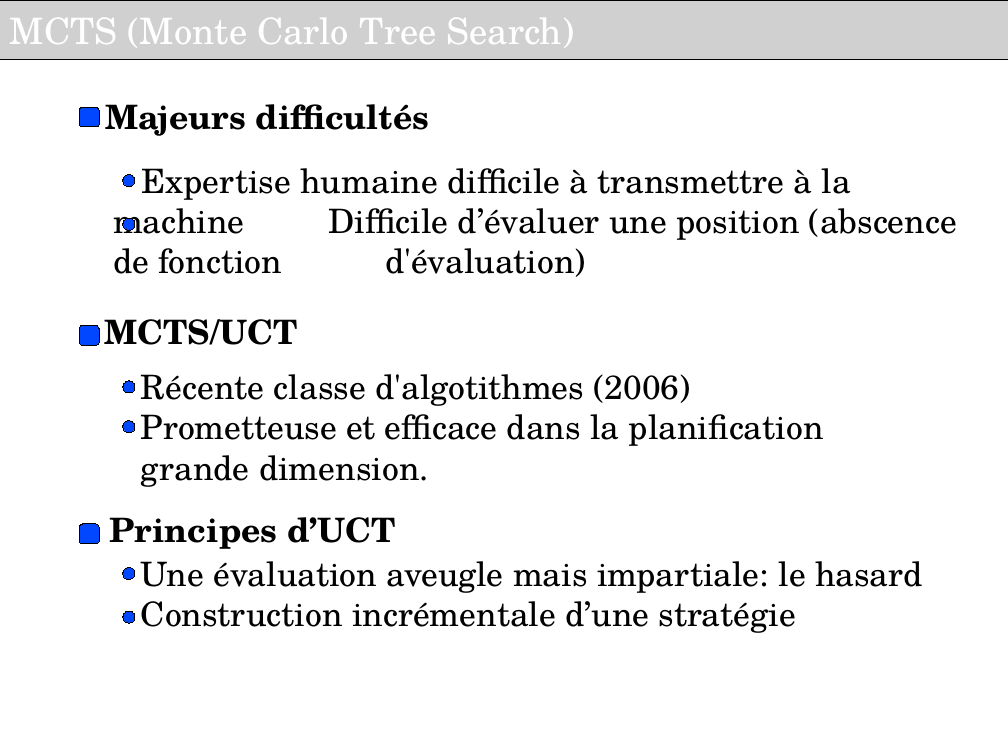
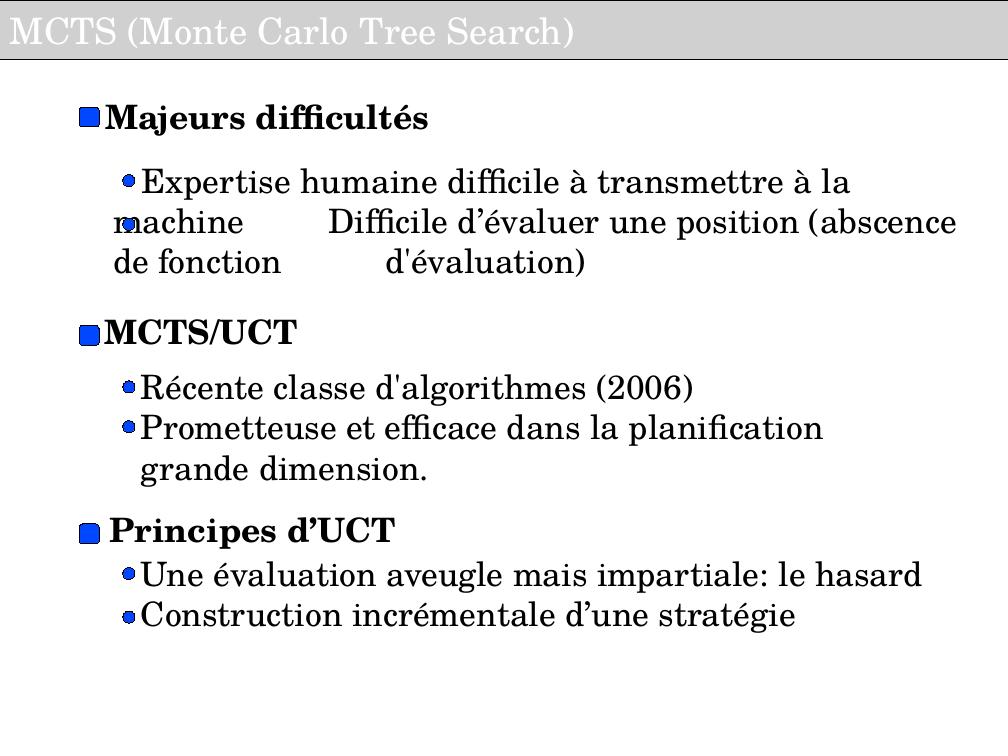
Before and after one commit to haspeleo/Android-Dev, a slide deck: slide 5 of MCTS/Soutenance_INRIA_V2.odp. Drawn at 1008x756 pixels with LibreOffice and Linux fonts; fonts in the diff are those of the drawing; grey boxes stand for pictures; background and template pictures are left out. Boxes give left, top, right and bottom in pixels: in the first picture for what was removed or moved away, otherwise in the second. Text is boxed around its words. In the diff, an @@ line names an element or a change of style, - is before the commit and + after.

```diff
--- a/MCTS/Soutenance_INRIA_V2.odp
+++ b/MCTS/Soutenance_INRIA_V2.odp
@@ text at (141, 374, 693, 406): text changed @@
-Récente classe d'algotithmes (2006)
+Récente classe d'algorithmes (2006)
```
Also in this commit, not shown: 3 other slides changed, 27 other files.
